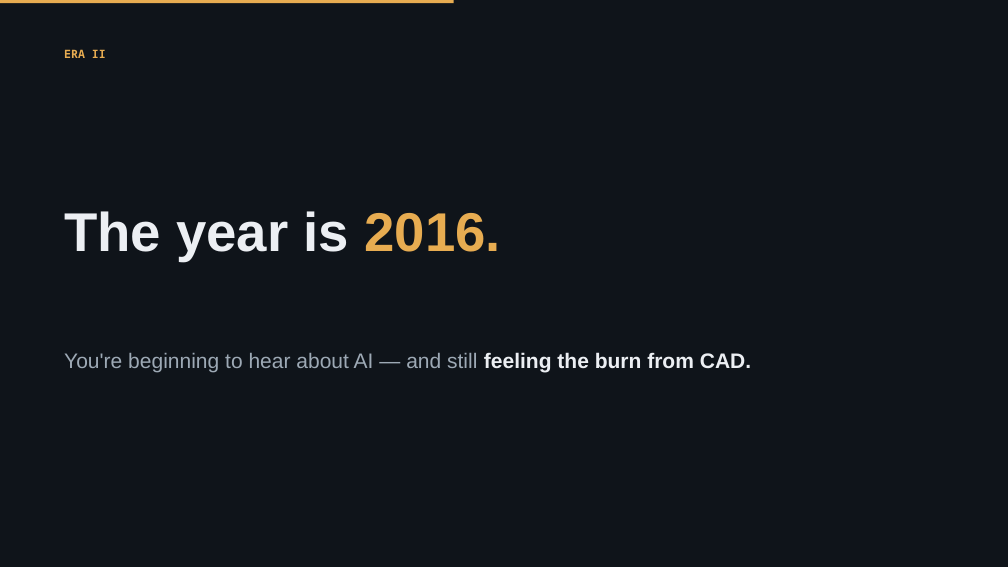
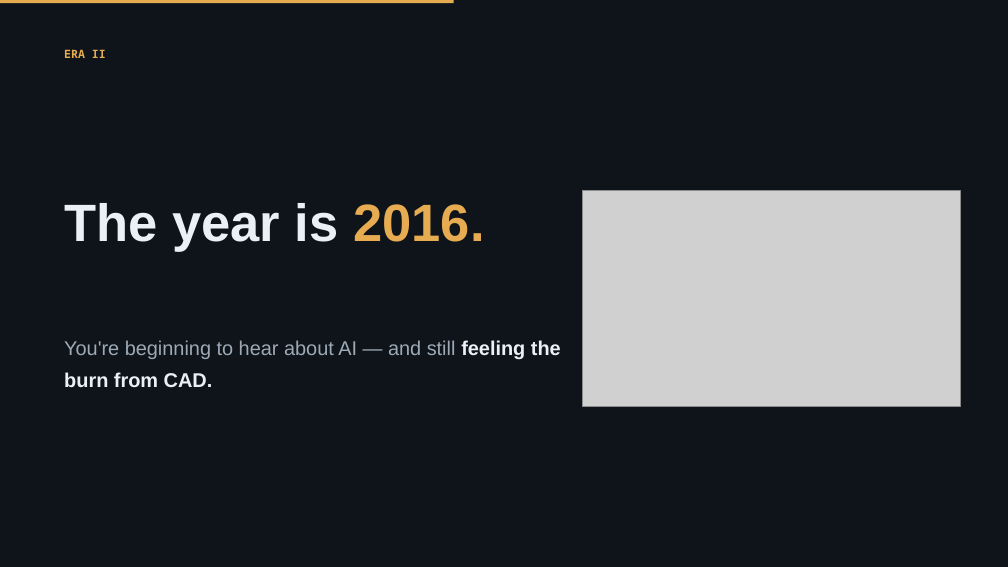
Before and after one commit to Emory-HITI/Mammo, a slide deck: slide 1 of keynote-iwbi-2026/pptx/IWBI2026_Trivedi_02_EraII.pptx. Drawn at 1008x567 pixels with LibreOffice and Linux fonts; fonts in the diff are those of the drawing; grey boxes stand for pictures. Boxes give left, top, right and bottom in pixels: in the first picture for what was removed or moved away, otherwise in the second. Text is boxed around its words. In the diff, an @@ line names an element or a change of style, - is before the commit and + after.

```diff
--- a/keynote-iwbi-2026/pptx/IWBI2026_Trivedi_02_EraII.pptx
+++ b/keynote-iwbi-2026/pptx/IWBI2026_Trivedi_02_EraII.pptx
@@ text "The year is 2016.": place and size @@
-text "The year is 2016." at bbox=[64, 211, 500, 261]
+text "The year is 2016." at bbox=[64, 203, 484, 252]
@@ text "The year is 2016." at bbox=[64, 203, 484, 252]: size 52 to 50 pt @@
@@ picture added at bbox=[582, 191, 960, 407] @@
@@ text "You're beginning to hear about ...": place and size @@
-text "You're beginning to hear about ..." at bbox=[64, 352, 751, 373]
+text "You're beginning to hear about ..." at bbox=[64, 340, 561, 387]
@@ text "You're beginning to hear about ..." at bbox=[64, 340, 561, 387]: size 20 to 19 pt @@
```
Also in this commit, not shown: 8 other files.
